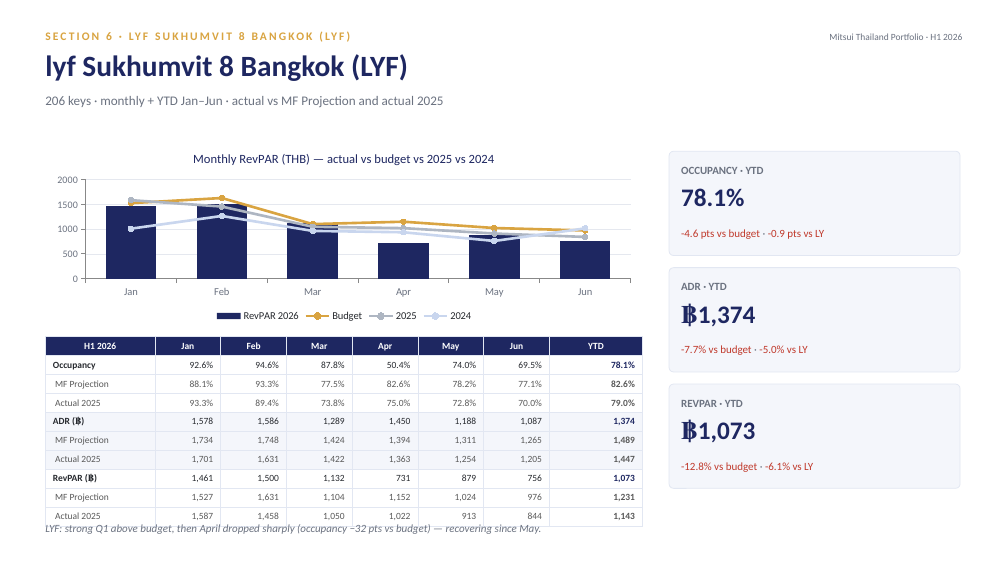
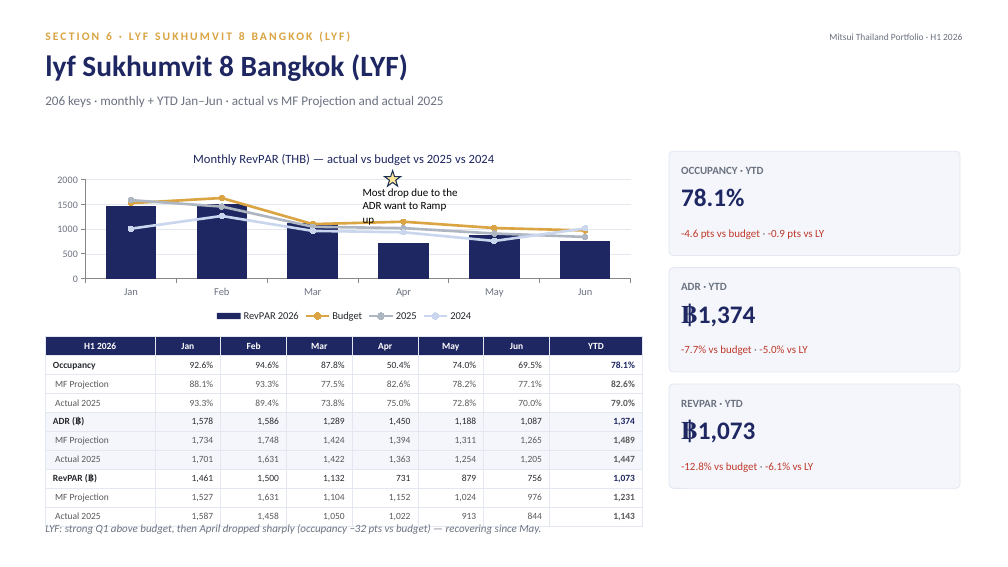
Before and after one commit to Chavin2543/mae-workspace, a slide deck: slide 41 of output/Portfolio_Performance_Report_H1-2026.pptx. Drawn at 1008x567 pixels with LibreOffice and Linux fonts; fonts in the diff are those of the drawing. Boxes give left, top, right and bottom in pixels: in the first picture for what was removed or moved away, otherwise in the second. Text is boxed around its words. In the diff, an @@ line names an element or a change of style, - is before the commit and + after.

```diff
--- a/output/Portfolio_Performance_Report_H1-2026.pptx
+++ b/output/Portfolio_Performance_Report_H1-2026.pptx
@@ star added at [385, 171, 401, 186], fill #FFE699, outline #1E3256 1 pt @@
@@ text added at [363, 188, 458, 225], 10.5 pt, text #000000 @@
+Most drop due to the ADR want to Ramp up
```
Also in this commit, not shown: 24 other slides changed, 1 other file.
